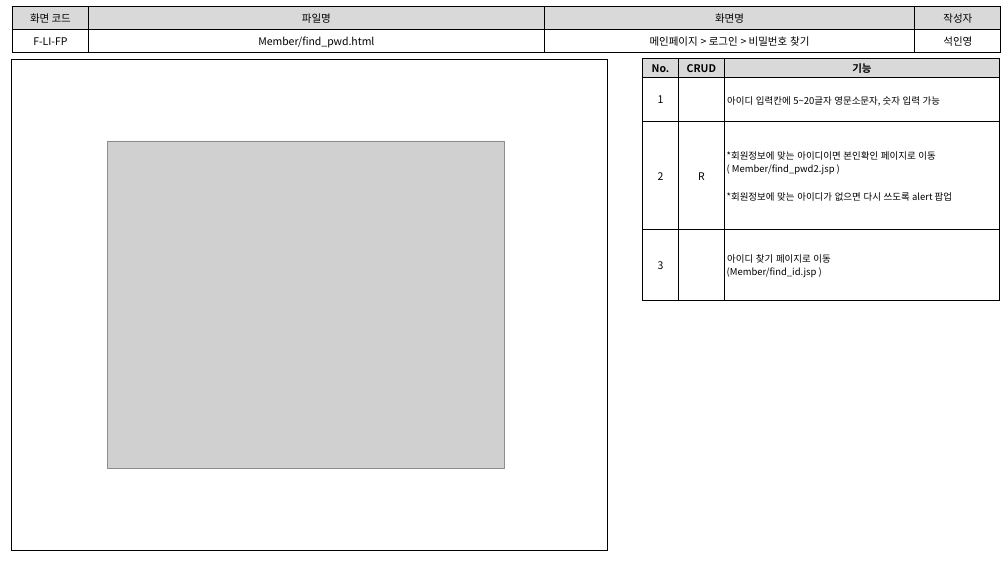
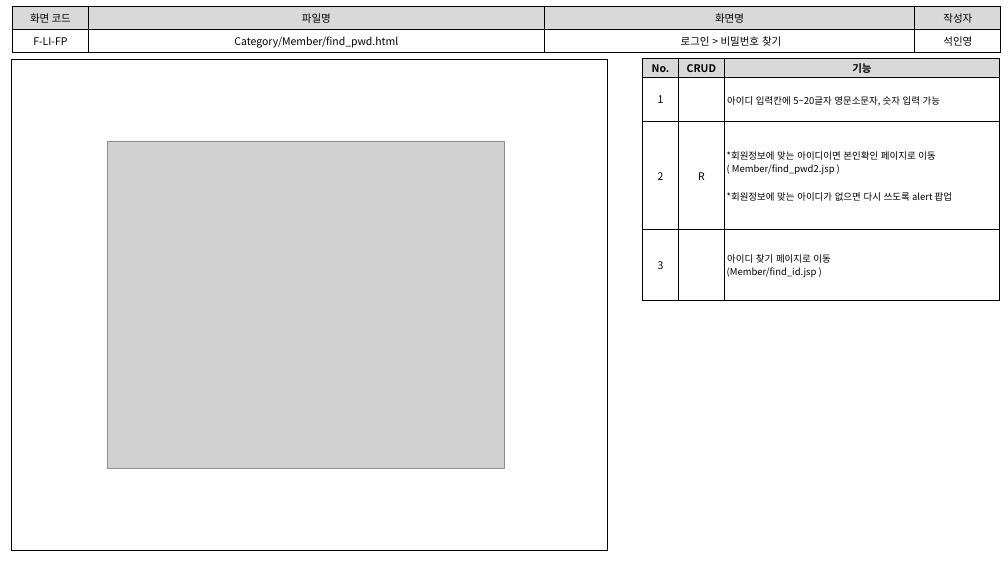
Before and after one commit to index506/cosmo6th_3thGroup, a slide deck: slide 4 of Text/02.화면설계도/3th_Project화면설계도(인영11.07).pptx. Drawn at 1008x567 pixels with LibreOffice and Linux fonts; fonts in the diff are those of the drawing; grey boxes stand for pictures. Boxes give left, top, right and bottom in pixels: in the first picture for what was removed or moved away, otherwise in the second. Text is boxed around its words. In the diff, an @@ line names an element or a change of style, - is before the commit and + after.

```diff
--- a/Text/02.화면설계도/3th_Project화면설계도(인영11.07).pptx
+++ b/Text/02.화면설계도/3th_Project화면설계도(인영11.07).pptx
@@ table at (12, 7, 1001, 52) @@
-row 2, column 2: Member/find_pwd.html
+row 2, column 2: Category/Member/find_pwd.html
-row 2, column 3: 메인페이지 > 로그인 > 비밀번호 찾기
+row 2, column 3: 로그인 > 비밀번호 찾기
```
Also in this commit, not shown: 7 other slides changed, 1 other file.
